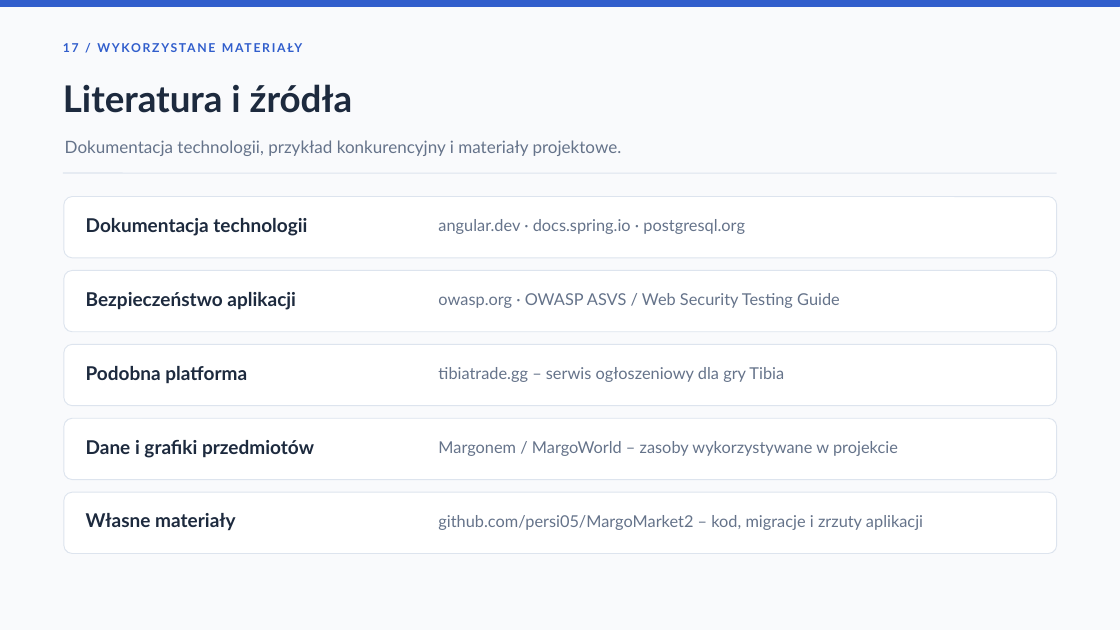
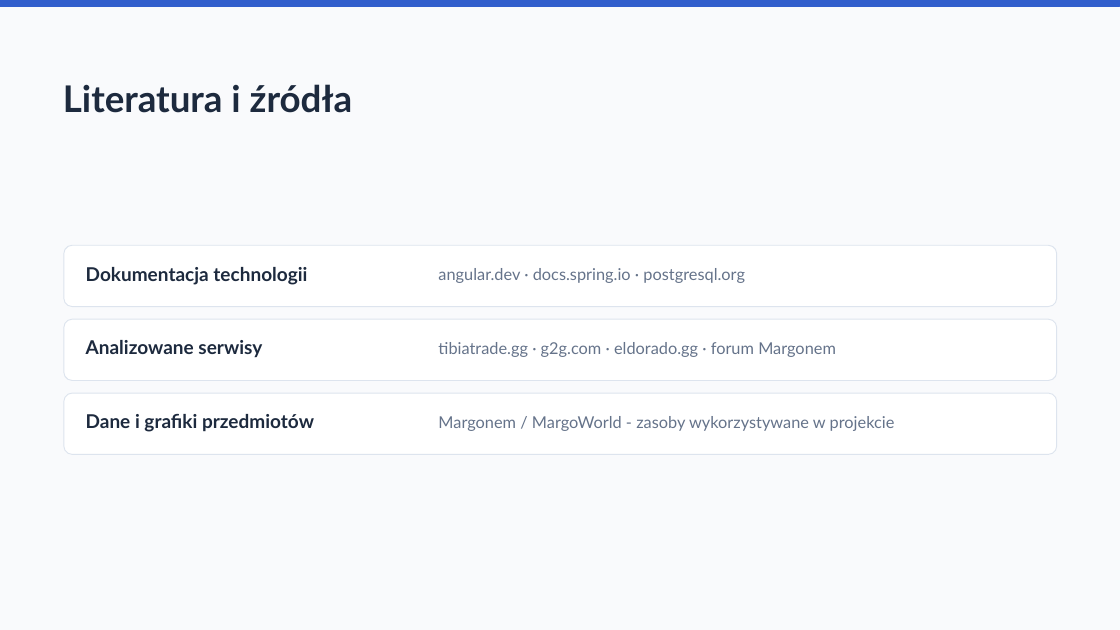
Before and after one commit to persi05/MargoMarket2, a slide deck: slide 16 of MargoMarket_FINAL_2026.pptx (slide 18 before the commit). Drawn at 1120x630 pixels with LibreOffice and Linux fonts; fonts in the diff are those of the drawing. Boxes give left, top, right and bottom in pixels: in the first picture for what was removed or moved away, otherwise in the second. Text is boxed around its words. In the diff, an @@ line names an element or a change of style, - is before the commit and + after.

```diff
--- a/MargoMarket_FINAL_2026.pptx
+++ b/MargoMarket_FINAL_2026.pptx
@@ text removed at [63,36,1038,59] @@
-17 / WYKORZYSTANE MATERIAŁY
@@ text removed at [65,140,622,156] @@
-Dokumentacja technologii, przykład konkurencyjny i materiały projektowe.
@@ line removed from (63, 173) to (1057, 173) @@
@@ rounded rectangle removed at [64,197,1057,258] @@
@@ text "Dokumentacja technologii": place and size @@
-text "Dokumentacja technologii" at [86,218,307,236]
+text "Dokumentacja technologii" at [86,267,307,285]
@@ text "angular.dev · docs.spring.io · postgresql.org": place and size @@
-text "angular.dev · docs.spring.io · postgresql.org" at [438,219,745,234]
+text "angular.dev · docs.spring.io · postgresql.org" at [438,268,745,283]
@@ text removed at [86,292,296,310] @@
-Bezpieczeństwo aplikacji
@@ text removed at [438,293,840,308] @@
-owasp.org · OWASP ASVS / Web Security Testing Guide
@@ text at [86,340,262,358]: text changed @@
-Podobna platforma
+Analizowane serwisy
@@ text at [438,342,836,357]: text changed @@
-tibiatrade.gg – serwis ogłoszeniowy dla gry Tibia
+tibiatrade.gg · g2g.com · eldorado.gg · forum Margonem
@@ 3 rounded rectangles, 1 text: place and size @@
-3 rounded rectangles, 1 text at [64,271,1057,480]
+3 rounded rectangles, 1 text at [64,245,1057,455]
@@ text at [438,416,895,431]: text changed @@
-Margonem / MargoWorld – zasoby wykorzystywane w projekcie
+Margonem / MargoWorld - zasoby wykorzystywane w projekcie
@@ rounded rectangle removed at [64,492,1057,554] @@
@@ text removed at [86,513,235,531] @@
-Własne materiały
@@ text removed at [438,515,923,530] @@
-github.com/persi05/MargoMarket2 – kod, migracje i zrzuty aplikacji
```
Also in this commit, not shown: 9 other slides changed, 8 slides added, 9 slides removed, 1 other file.
